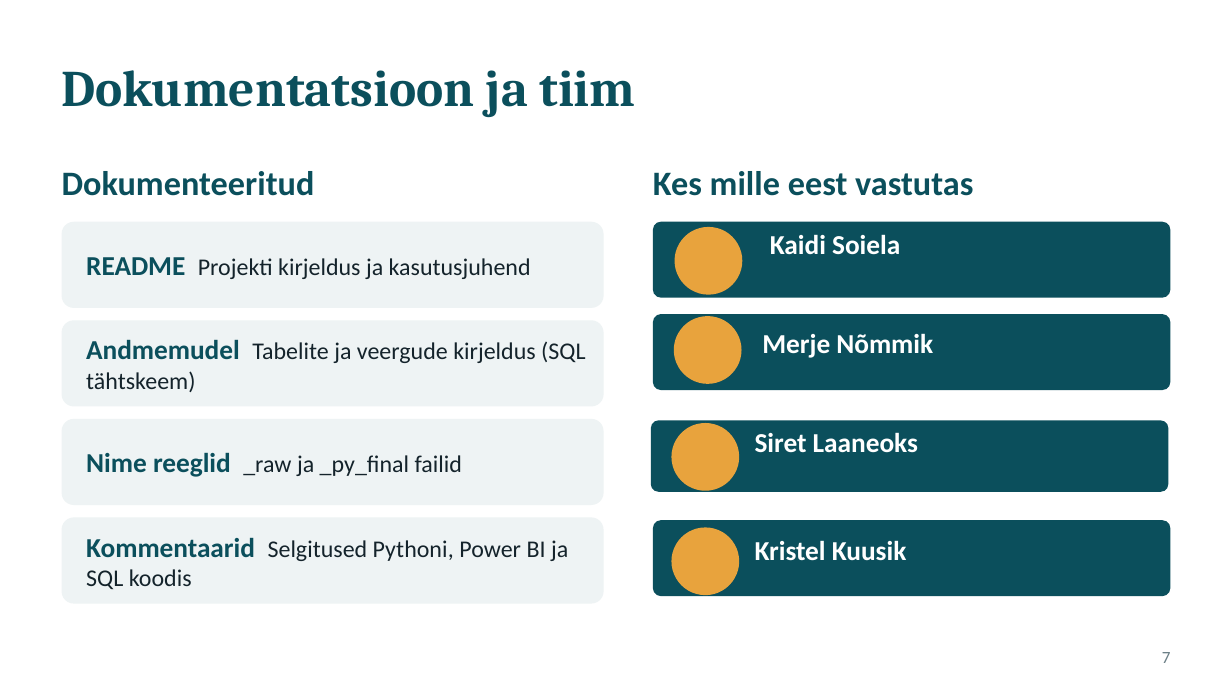
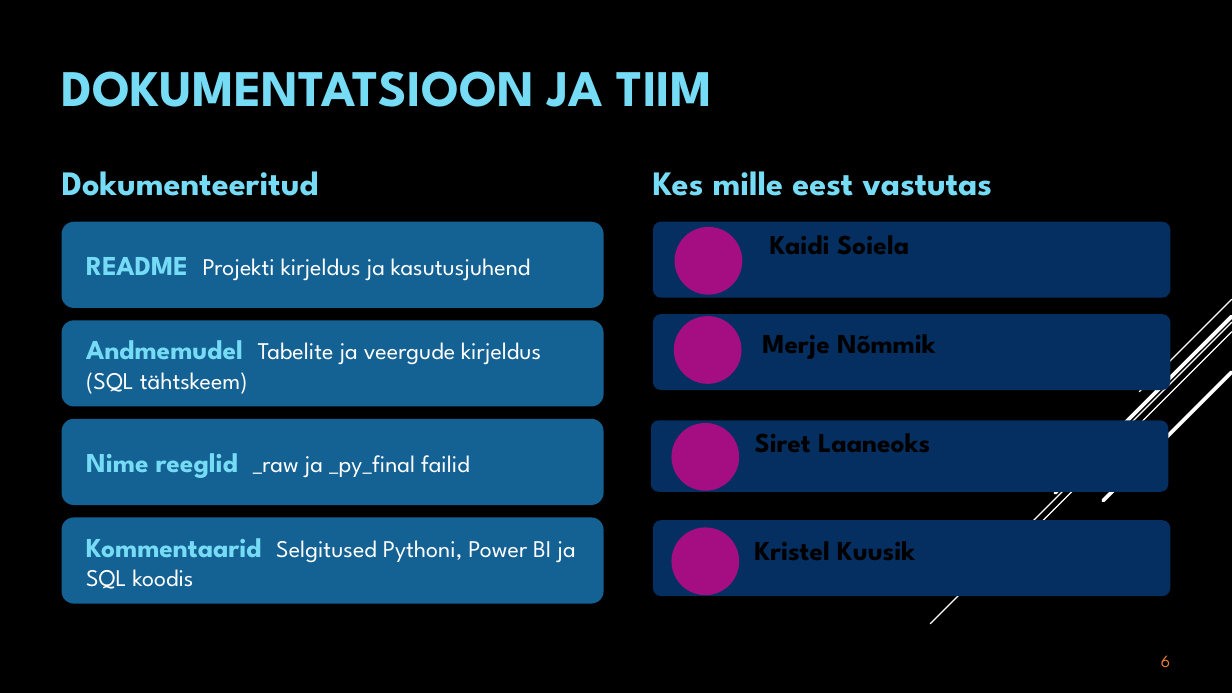
Before and after one commit to kaidisoiela/Grupitoo_kinnisvara, a slide deck: slide 6 of Eesti_kinnisvaraturu_ja_ostujõu_analüüs_esitlus.pptx (slide 7 before the commit). Drawn at 1232x693 pixels with LibreOffice and Linux fonts; fonts in the diff are those of the drawing. Boxes give left, top, right and bottom in pixels: in the first picture for what was removed or moved away, otherwise in the second. Text is boxed around its words. In the diff, an @@ line names an element or a change of style, - is before the commit and + after.

```diff
--- a/Eesti_kinnisvaraturu_ja_ostujõu_analüüs_esitlus.pptx
+++ b/Eesti_kinnisvaraturu_ja_ostujõu_analüüs_esitlus.pptx
@@ background #FFFFFF to #000000 @@
@@ title at [62,71,713,107]: text changed; font Cambria to League Spartan; text colour #0B4F5C to #76DBF4 @@
-Dokumentatsioon ja tiim
+DOKUMENTATSIOON JA TIIM
@@ text "Dokumenteeritud" at [62,171,319,196]: font Calibri to League Spartan, text colour #0B4F5C to #76DBF4 @@
@@ text "Kes mille eest vastutas" at [653,171,992,196]: font Calibri to League Spartan, text colour #0B4F5C to #76DBF4 @@
@@ text "README Projekti kirjeldus ja kasutusjuhend" at [86,257,530,281]: font Calibri to League Spartan; text colour #0B4F5C to #76DBF4 in "README"; text colour #14232B to #FFFFFF in "Projekti kirjeldus ja kasutusjuhend" @@
@@ text "Andmemudel Tabelite ja veergude kirjeldus ..." at [86,340,541,394]: font Calibri to League Spartan; text colour #0B4F5C to #76DBF4 in "Andmemudel"; text colour #14232B to #FFFFFF in "Tabelite ja veergude kirjeldus (SQL tähtskeem)" @@
@@ group added at [930,299,1232,623]: 5 lines @@
@@ text "Nime reeglid _raw ja _py_final ..." at [86,453,470,478]: font Calibri to League Spartan; text colour #0B4F5C to #76DBF4 in "Nime reeglid"; text colour #14232B to #FFFFFF in "_raw ja _py_final failid" @@
@@ fill #EEF3F4 to #146194 in 4 elements at [62,222,604,308], [62,320,604,407], [62,419,604,505], [62,517,604,604] @@
@@ text "Kommentaarid Selgitused Pythoni, Power BI ..." at [86,538,575,589]: font Calibri to League Spartan; text colour #0B4F5C to #76DBF4 in "Kommentaarid"; text colour #14232B to #FFFFFF in "Selgitused Pythoni, Power BI ja SQL koodis" @@
@@ fill #0B4F5C to #052F61 in 4 elements at [653,222,1170,298], [653,314,1170,391], [650,420,1168,492], [653,520,1170,596] @@
@@ fill #E8A33D to #A50E82 in 4 elements at [674,227,742,294], [674,317,742,384], [671,423,739,490], [671,527,739,595] @@
@@ font Calibri to League Spartan, text colour #FFFFFF to #000000 in 4 elements at [770,235,909,254], [762,334,936,359], [755,433,930,452], [755,541,915,560] @@
@@ page number at [1161,655,1170,667]: vertical alignment top to bottom @@
@@ page number at [1161,655,1170,667]: text changed; font Calibri to League Spartan; text colour #6B7F86 to #E87D37 @@
-7
+6
```
Also in this commit, not shown: 6 other slides changed, 1 slide added, 2 slides removed.
